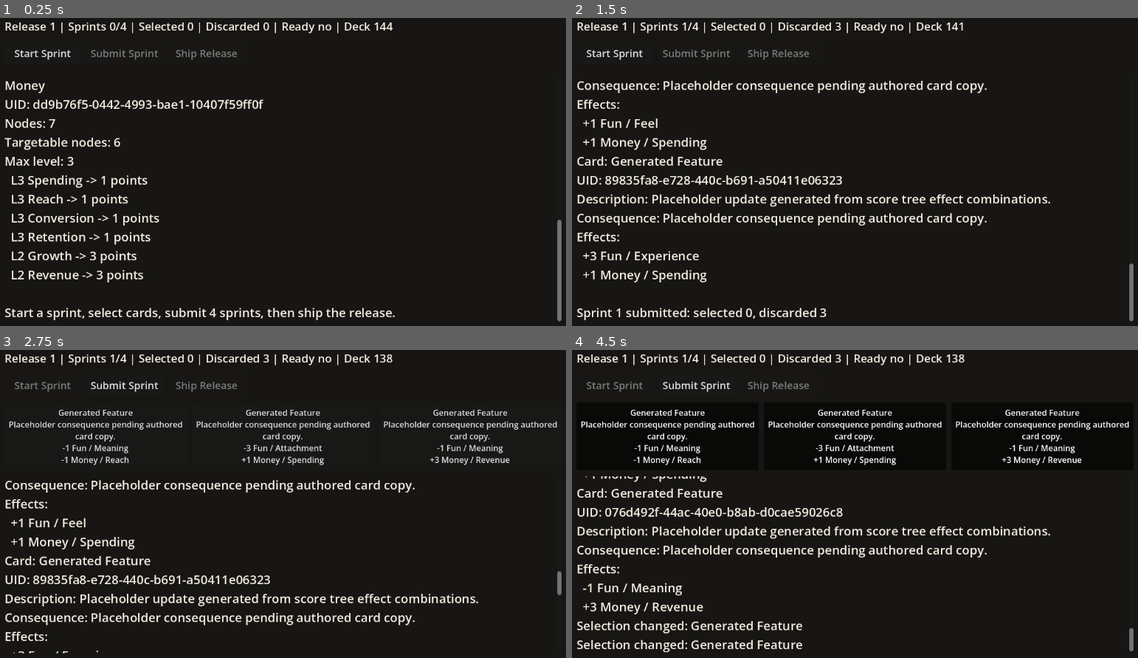
Above: before the commit, frames 1-4 (two rows, left to right).
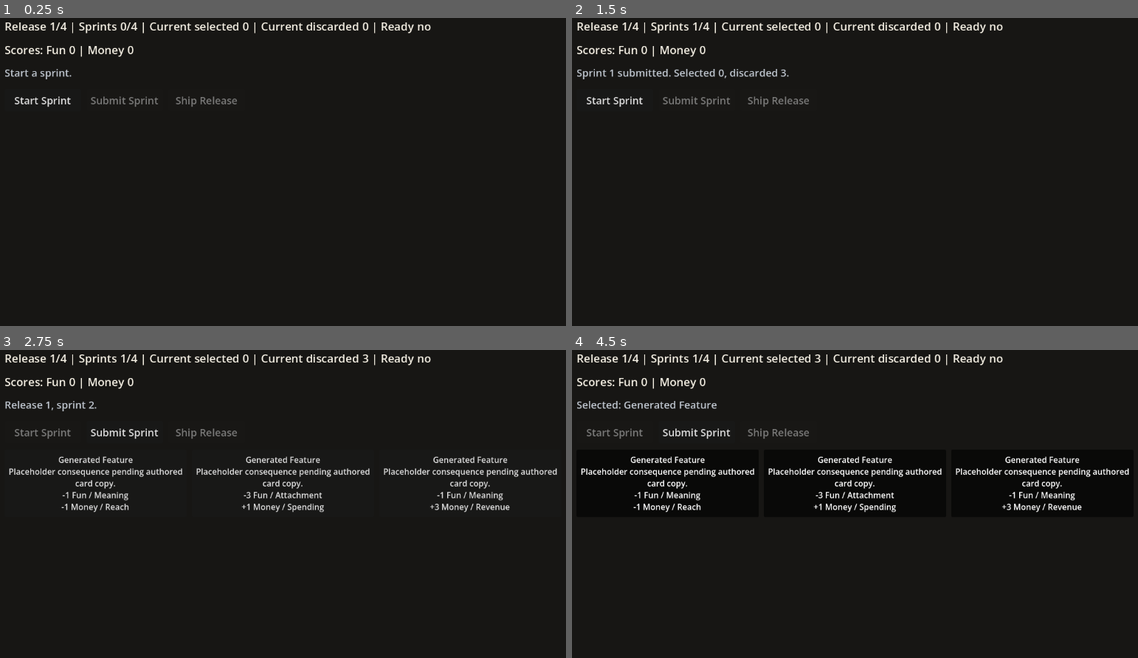
Above: after the commit, the same moments.

Repository: Josephblt/patch-notes
Game: Godot game, scene res://scenes/test_scene.tscn
Same seed, same stepped clock (60 frames per second), same inputs: the game is played once before the commit and once after it.
Inputs:
- Up to frame 1 (0.25 s): no input
- Up to frame 2 (1.5 s): click "Start Sprint" at 0.5 s; click "Submit Sprint" at 1.25 s
- Up to frame 3 (2.75 s): click "Start Sprint" at 2 s
- Up to frame 4 (4.5 s): click "Generated Feature Placeholder…" at 2.75 s; click "Generated Feature Placeholder…" at 3.5 s; click "Generated Feature Placeholder…" at 4.25 s

The runs differ from the first frame. In frame 1, 6.3% of the frame differs, in the area x 0-100%, y 1-99%; in frame 2, 8.6%; in frame 3, 12%; in frame 4, 12%.

Commit message:
Show release scores in lifecycle test

Diff:
--- a/src/scenes/test_scene.tscn
+++ b/src/scenes/test_scene.tscn
@@ -34,6 +34,20 @@
 theme_override_colors/font_color = Color(0.956863, 0.937255, 0.890196, 1)
 theme_override_font_sizes/font_size = 22
 text = "Loading run state..."
+
+[node name="ScoreLabel" type="Label" parent="MarginContainer/VBoxContainer"]
+custom_minimum_size = Vector2(720, 34)
+layout_mode = 2
+theme_override_colors/font_color = Color(0.956863, 0.937255, 0.890196, 1)
+theme_override_font_sizes/font_size = 22
+text = "Scores loading..."
+
+[node name="MessageLabel" type="Label" parent="MarginContainer/VBoxContainer"]
+custom_minimum_size = Vector2(720, 34)
+layout_mode = 2
+theme_override_colors/font_color = Color(0.74902, 0.776471, 0.811765, 1)
+theme_override_font_sizes/font_size = 20
+text = "Loading..."
 
 [node name="ButtonRow" type="HBoxContainer" parent="MarginContainer/VBoxContainer"]
 layout_mode = 2
@@ -87,16 +101,3 @@
 toggle_mode = true
 text = "Card 3"
 autowrap_mode = 3
-
-[node name="ScrollContainer" type="ScrollContainer" parent="MarginContainer/VBoxContainer"]
-layout_mode = 2
-size_flags_vertical = 3
-
-[node name="Label" type="Label" parent="MarginContainer/VBoxContainer/ScrollContainer"]
-custom_minimum_size = Vector2(720, 0)
-layout_mode = 2
-size_flags_horizontal = 3
-theme_override_colors/font_color = Color(0.956863, 0.937255, 0.890196, 1)
-theme_override_font_sizes/font_size = 24
-text = "Loading score trees..."
-autowrap_mode = 3
--- a/src/scripts/models/lifecycle/game_run.gd
+++ b/src/scripts/models/lifecycle/game_run.gd
@@ -6,15 +6,23 @@
 const CARDS_PER_SPRINT: int = 3
 
 var _feature_deck: FeatureDeck
+var _score_trees: Dictionary[String, ScoreTree]
+var _scores: Dictionary[String, int]
 var _releases: Array[Release]
 var _current_release: Release
 
 
-func _init(run_feature_deck: FeatureDeck) -> void:
+func _init(run_feature_deck: FeatureDeck, run_score_trees: Array[ScoreTree] = []) -> void:
 	_feature_deck = run_feature_deck
+	_score_trees = {}
+	_scores = {}
 	_releases = []
 	_current_release = Release.new(1)
 	_releases.append(_current_release)
+
+	for score_tree: ScoreTree in run_score_trees:
+		_score_trees[score_tree.get_uid()] = score_tree
+		_scores[score_tree.get_uid()] = 0
 
 
 func get_current_release() -> Release:
@@ -23,6 +31,10 @@
 
 func get_release_count() -> int:
 	return _releases.size()
+
+
+func get_score(tree_uid: String) -> int:
+	return int(_scores.get(tree_uid, 0))
 
 
 func start_sprint() -> Sprint:
@@ -54,6 +66,8 @@
 	if _current_release == null or not _current_release.ship():
 		return false
 
+	_apply_release_scores(_current_release)
+
 	if _releases.size() == RELEASE_COUNT:
 		_current_release = null
 		return true
@@ -61,3 +75,23 @@
 	_current_release = Release.new(_releases.size() + 1)
 	_releases.append(_current_release)
 	return true
+
+
+func _apply_release_scores(release: Release) -> void:
+	for card: FeatureCard in release.get_selected_cards():
+		for effect: FeatureEffect in card.get_effects():
+			var score_tree: ScoreTree = _score_trees.get(effect.get_tree_uid()) as ScoreTree
+
+			if score_tree == null:
+				continue
+
+			_scores[score_tree.get_uid()] += _calculate_effect_points(score_tree, effect)
+
+
+func _calculate_effect_points(score_tree: ScoreTree, effect: FeatureEffect) -> int:
+	var impact: int = 1
+
+	if effect.get_impact() == FeatureEffect.Impact.NEGATIVE:
+		impact = -1
+
+	return score_tree.get_points(effect.get_node_uid()) * impact
--- a/src/scripts/models/lifecycle/release.gd
+++ b/src/scripts/models/lifecycle/release.gd
@@ -47,6 +47,15 @@
 	return selected_card_count
 
 
+func get_selected_cards() -> Array[FeatureCard]:
+	var selected_cards: Array[FeatureCard] = []
+
+	for sprint: Sprint in _sprints:
+		selected_cards.append_array(sprint.get_selected_cards())
+
+	return selected_cards
+
+
 func get_discarded_card_count() -> int:
 	var discarded_card_count: int = 0
 
--- a/src/scripts/models/lifecycle/sprint.gd
+++ b/src/scripts/models/lifecycle/sprint.gd
@@ -50,6 +50,16 @@
 	return _selected_card_uids.size()
 
 
+func get_selected_cards() -> Array[FeatureCard]:
+	var selected_cards: Array[FeatureCard] = []
+
+	for feature_card: FeatureCard in _feature_cards:
+		if _is_card_selected(feature_card.get_uid()):
+			selected_cards.append(feature_card)
+
+	return selected_cards
+
+
 func get_discarded_card_count() -> int:
 	return _feature_cards.size() - _selected_card_uids.size()
 
--- a/src/scripts/test_scene.gd
+++ b/src/scripts/test_scene.gd
@@ -7,22 +7,21 @@
 var game_run: GameRun
 var current_sprint: Sprint
 var current_sprint_cards: Array[FeatureCard] = []
-var console_lines: Array[String] = []
 var card_buttons: Array[Button] = []
 
 @onready var state_label: Label = $MarginContainer/VBoxContainer/StateLabel
+@onready var score_label: Label = $MarginContainer/VBoxContainer/ScoreLabel
+@onready var message_label: Label = $MarginContainer/VBoxContainer/MessageLabel
 @onready var start_sprint_button: Button = $MarginContainer/VBoxContainer/ButtonRow/StartSprintButton
 @onready var submit_sprint_button: Button = $MarginContainer/VBoxContainer/ButtonRow/SubmitSprintButton
 @onready var ship_release_button: Button = $MarginContainer/VBoxContainer/ButtonRow/ShipReleaseButton
-@onready var console_scroll: ScrollContainer = $MarginContainer/VBoxContainer/ScrollContainer
-@onready var output_label: Label = $MarginContainer/VBoxContainer/ScrollContainer/Label
 
 
 func _ready() -> void:
 	score_trees = ScoreTreeLoader.load_many_from_json_dir(SCORE_TREE_DIR)
 	feature_deck = FeatureDeckBuilder.build(score_trees)
 	feature_deck.shuffle()
-	game_run = GameRun.new(feature_deck)
+	game_run = GameRun.new(feature_deck, score_trees)
 	card_buttons = [
 		$MarginContainer/VBoxContainer/CardButtonContainer/CardButton1,
 		$MarginContainer/VBoxContainer/CardButtonContainer/CardButton2,
@@ -36,19 +35,7 @@
 	for card_index: int in range(card_buttons.size()):
 		card_buttons[card_index].pressed.connect(_on_card_button_pressed.bind(card_index))
 
-	_print_line("PATCH NOTES")
-	_print_line("")
-	_print_line("Interactive lifecycle test")
-	_print_line("Source: %s" % SCORE_TREE_DIR)
-	_print_line("Trees loaded: %d" % score_trees.size())
-	_print_line("Deck Count: %d" % feature_deck.get_size())
-
-	for score_tree: ScoreTree in score_trees:
-		_print_line("")
-		_print_lines(_describe_score_tree(score_tree))
-
-	_print_line("")
-	_print_line("Start a sprint, select cards, submit 4 sprints, then ship the release.")
+	_set_message("Start a sprint.")
 	_render_state()
 
 
@@ -56,22 +43,15 @@
 	current_sprint = game_run.start_sprint()
 
 	if current_sprint == null:
-		_print_line("")
-		_print_line("Could not start sprint. Ship the release or check deck count.")
+		_set_message("No sprint available.")
 		_render_state()
 		return
 
 	current_sprint_cards = current_sprint.get_feature_cards()
-	_print_line("")
-	_print_line("Release %d / Sprint %d started" % [
+	_set_message("Release %d, sprint %d." % [
 		game_run.get_current_release().get_number(),
 		current_sprint.get_number(),
 	])
-	_print_line("Deck Count: %d" % feature_deck.get_size())
-
-	for card: FeatureCard in current_sprint_cards:
-		_print_lines(_describe_card(card))
-
 	_render_state()
 
 
@@ -84,14 +64,16 @@
 
 	var card: FeatureCard = current_sprint_cards[card_index]
 	var did_change_selection: bool = false
+	var action_label: String = "Deselected"
 
 	if card_buttons[card_index].button_pressed:
 		did_change_selection = current_sprint.select_card(card.get_uid())
+		action_label = "Selected"
 	else:
 		did_change_selection = current_sprint.deselect_card(card.get_uid())
 
 	if did_change_selection:
-		_print_line("Selection changed: %s" % card.get_title())
+		_set_message("%s: %s" % [action_label, card.get_title()])
 
 	_render_state()
 
@@ -103,13 +85,11 @@
 	var submitted_sprint_number: int = current_sprint.get_number()
 
 	if not game_run.submit_sprint(current_sprint):
-		_print_line("")
-		_print_line("Could not submit sprint %d." % submitted_sprint_number)
+		_set_message("Could not submit sprint %d." % submitted_sprint_number)
 		_render_state()
 		return
 
-	_print_line("")
-	_print_line("Sprint %d submitted: selected %d, discarded %d" % [
+	_set_message("Sprint %d submitted. Selected %d, discarded %d." % [
 		submitted_sprint_number,
 		current_sprint.get_selected_card_count(),
 		current_sprint.get_discarded_card_count(),
@@ -129,13 +109,11 @@
 	var shipped_release_number: int = release.get_number()
 
 	if not game_run.ship_current_release():
-		_print_line("")
-		_print_line("Release %d is not ready to ship." % shipped_release_number)
+		_set_message("Release %d is not ready." % shipped_release_number)
 		_render_state()
 		return
 
-	_print_line("")
-	_print_line("Release %d shipped." % shipped_release_number)
+	_set_message("Release %d shipped. Scores updated." % shipped_release_number)
 	_render_state()
 
 
@@ -143,22 +121,31 @@
 	var release: Release = game_run.get_current_release()
 
 	if release == null:
-		state_label.text = "Run complete. Deck: %d" % feature_deck.get_size()
+		state_label.text = "Run complete."
+		score_label.text = "Scores: %s" % _format_scores()
 		start_sprint_button.disabled = true
 		submit_sprint_button.disabled = true
 		ship_release_button.disabled = true
 		_render_card_buttons()
 		return
 
-	state_label.text = "Release %d | Sprints %d/%d | Selected %d | Discarded %d | Ready %s | Deck %d" % [
+	var selected_count: int = 0
+	var discarded_count: int = 0
+
+	if current_sprint != null:
+		selected_count = current_sprint.get_selected_card_count()
+		discarded_count = current_sprint.get_discarded_card_count()
+
+	state_label.text = "Release %d/%d | Sprints %d/%d | Current selected %d | Current discarded %d | Ready %s" % [
 		release.get_number(),
+		GameRun.RELEASE_COUNT,
 		release.get_sprint_count(),
 		Release.SPRINT_COUNT,
-		release.get_selected_card_count(),
-		release.get_discarded_card_count(),
+		selected_count,
+		discarded_count,
 		_format_bool(release.is_ready_to_ship()),
-		feature_deck.get_size(),
 	]
+	score_label.text = "Scores: %s" % _format_scores()
 
 	start_sprint_button.disabled = current_sprint != null or release.is_ready_to_ship()
 	submit_sprint_button.disabled = current_sprint == null
@@ -195,19 +182,23 @@
 	return _join_lines(lines)
 
 
-func _describe_card(card: FeatureCard) -> Array[String]:
-	var lines: Array[String] = []
-
-	lines.append("Card: %s" % card.get_title())
-	lines.append("UID: %s" % card.get_uid())
-	lines.append("Description: %s" % card.get_description())
-	lines.append("Consequence: %s" % card.get_consequence())
-	lines.append("Effects:")
-
-	for effect: FeatureEffect in card.get_effects():
-		lines.append("  %s" % _describe_effect(effect))
-
-	return lines
+func _set_message(message: String) -> void:
+	message_label.text = message
+
+
+func _format_scores() -> String:
+	var output: String = ""
+
+	for score_tree: ScoreTree in score_trees:
+		if not output.is_empty():
+			output += " | "
+
+		output += "%s %d" % [
+			score_tree.get_display_name(),
+			game_run.get_score(score_tree.get_uid()),
+		]
+
+	return output
 
 
 func _format_bool(value: bool) -> String:
@@ -250,26 +241,6 @@
 	return "%d" % points
 
 
-func _describe_score_tree(score_tree: ScoreTree) -> Array[String]:
-	var lines: Array[String] = []
-	var targetable_nodes: Array[ScoreTreeNode] = _collect_effect_nodes(score_tree)
-
-	lines.append("%s" % score_tree.get_display_name())
-	lines.append("UID: %s" % score_tree.get_uid())
-	lines.append("Nodes: %d" % score_tree.nodes.size())
-	lines.append("Targetable nodes: %d" % targetable_nodes.size())
-	lines.append("Max level: %d" % score_tree.get_max_level())
-
-	for node: ScoreTreeNode in targetable_nodes:
-		lines.append("  L%d %s -> %d points" % [
-			node.get_level(),
-			node.get_display_name(),
-			score_tree.get_points(node.get_uid()),
-		])
-
-	return lines
-
-
 func _calculate_effect_points(score_tree: ScoreTree, effect: FeatureEffect) -> int:
 	var impact: int = 1
 
@@ -277,43 +248,6 @@
 		impact = -1
 
 	return score_tree.get_points(effect.get_node_uid()) * impact
-
-
-func _collect_effect_nodes(score_tree: ScoreTree) -> Array[ScoreTreeNode]:
-	var effect_nodes: Array[ScoreTreeNode] = []
-	var node_uids: Array[String] = []
-
-	for node: ScoreTreeNode in score_tree.nodes.values():
-		if node.get_uid() != score_tree.get_root_uid():
-			node_uids.append(node.get_uid())
-
-	node_uids.sort()
-
-	for node_uid: String in node_uids:
-		effect_nodes.append(score_tree.get_node(node_uid))
-
-	return effect_nodes
-
-
-func _print_line(line: String) -> void:
-	console_lines.append(line)
-	_render_console()
-
-
-func _print_lines(lines: Array[String]) -> void:
-	for line: String in lines:
-		console_lines.append(line)
-
-	_render_console()
-
-
-func _render_console() -> void:
-	output_label.text = _join_lines(console_lines)
-	call_deferred("_scroll_console_to_bottom")
-
-
-func _scroll_console_to_bottom() -> void:
-	console_scroll.scroll_vertical = int(console_scroll.get_v_scroll_bar().max_value)
 
 
 func _join_lines(lines: Array[String]) -> String:
